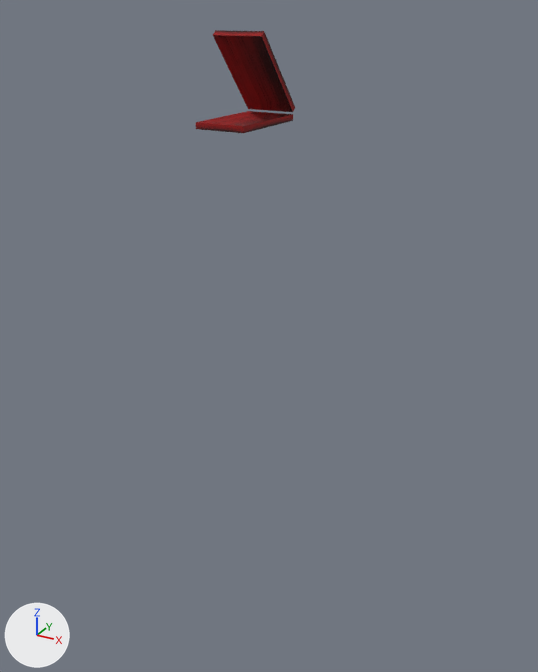
A saved change to the FBX model Assets/Objects/cajitaRojaSB.FBX.
Before and after are seen from a 50 mm lens placed at (1.35, -2.73, 2.71), pointed at (-0.36, 0.39, 1.14). The axes (+X, +Y, +Z) are drawn at lower left. The lights are the same throughout. Both versions are drawn at frame 41 of the action 'Take 001'; the numbers are the values there.

Objects in the first picture: 'CUADRO BLANCO001', 'CUADRO BLANCO002'.
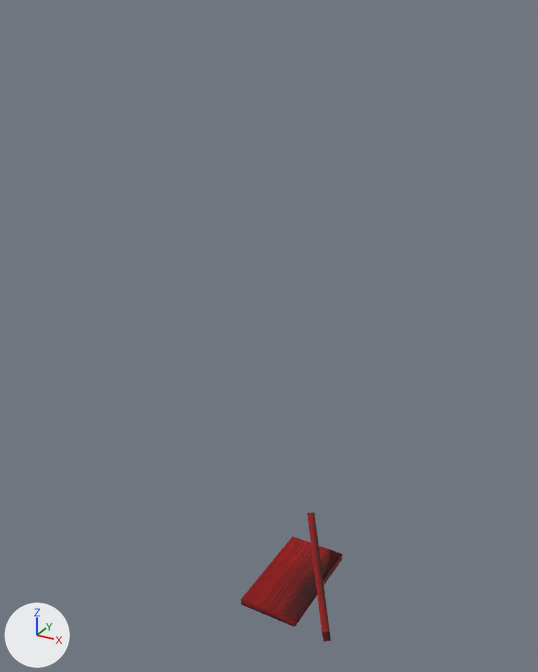
Where the change shows, as pixel boxes (x1, y1, x2, y2) in the pictures (538 x 672 px):
'CUADRO BLANCO001', moved, rescaled (300% taller): before (196, 111, 293, 133); after (241, 536, 342, 627)
'CUADRO BLANCO002', moved, turned, rescaled: before (213, 30, 295, 112); after (307, 512, 331, 642)

Edits to the bpy script that builds the scene:
```text
Change me_mesh_001:
    where me_mesh_001.from_pydata(...)  # 44 vertices, 42 faces; spans x 0.08..13.93, y -4.29..4.17, z -2.78..0.04
    used by ob_cuadro_blanco002; location = (-0.832, 1.262, 2.155); rotation_euler = (0.0, -2.285, 1.563), in degrees (0, -131, 90); scale = (0.04, 0.0357, 0.0127)
    me_mesh_001 part 1: the whole mesh is moved by (-6.98, 4.25, 1.37)
Change me_mesh:
    where me_mesh.from_pydata(...)  # 44 vertices, 42 faces; spans x -6.92..6.92, y -4.23..4.23, z 0.0..2.82
    used by ob_cuadro_blanco001; location = (-0.832, 0.983, 2.11); rotation_euler = (0.0, 0.0, 1.562), in degrees (0, 0, 89); scale = (0.04, 0.0357, 0.0127)
    me_mesh part 2: the whole mesh is moved by (-0.03, 4.19, -1.41)
Change ob_cuadro_blanco002:
    add ob_cuadro_blanco002.parent = ob_caja
    ob_cuadro_blanco002.location: (-0.832, 1.262, 2.155) -> (5.887, -0.00127, 0.676)
    ob_cuadro_blanco002.rotation_euler: (0.0, -2.285, 1.563) -> (1.733, 0.629, -0.95)  # degrees (0, -131, 90) -> degrees (99, 36, -54)
    ob_cuadro_blanco002.scale: (0.04, 0.0357, 0.0127) -> (1.57, 1.41, 0.5)
Change ob_cuadro_blanco001:
    add ob_cuadro_blanco001.parent = ob_caja
    ob_cuadro_blanco001.location: (-0.832, 0.983, 2.11) -> (5.887, 0.0, -0.695)
    ob_cuadro_blanco001.scale: (0.04, 0.0357, 0.0127) -> (1.57, 1.41, 0.5)
Add ob_caja:
    ob_caja = bpy.data.objects.new('CAJA', None)
    ob_caja.location = (0.0, 0.0, 0.0176)
    ob_caja.scale = (0.0254, 0.0254, 0.0254)
```
